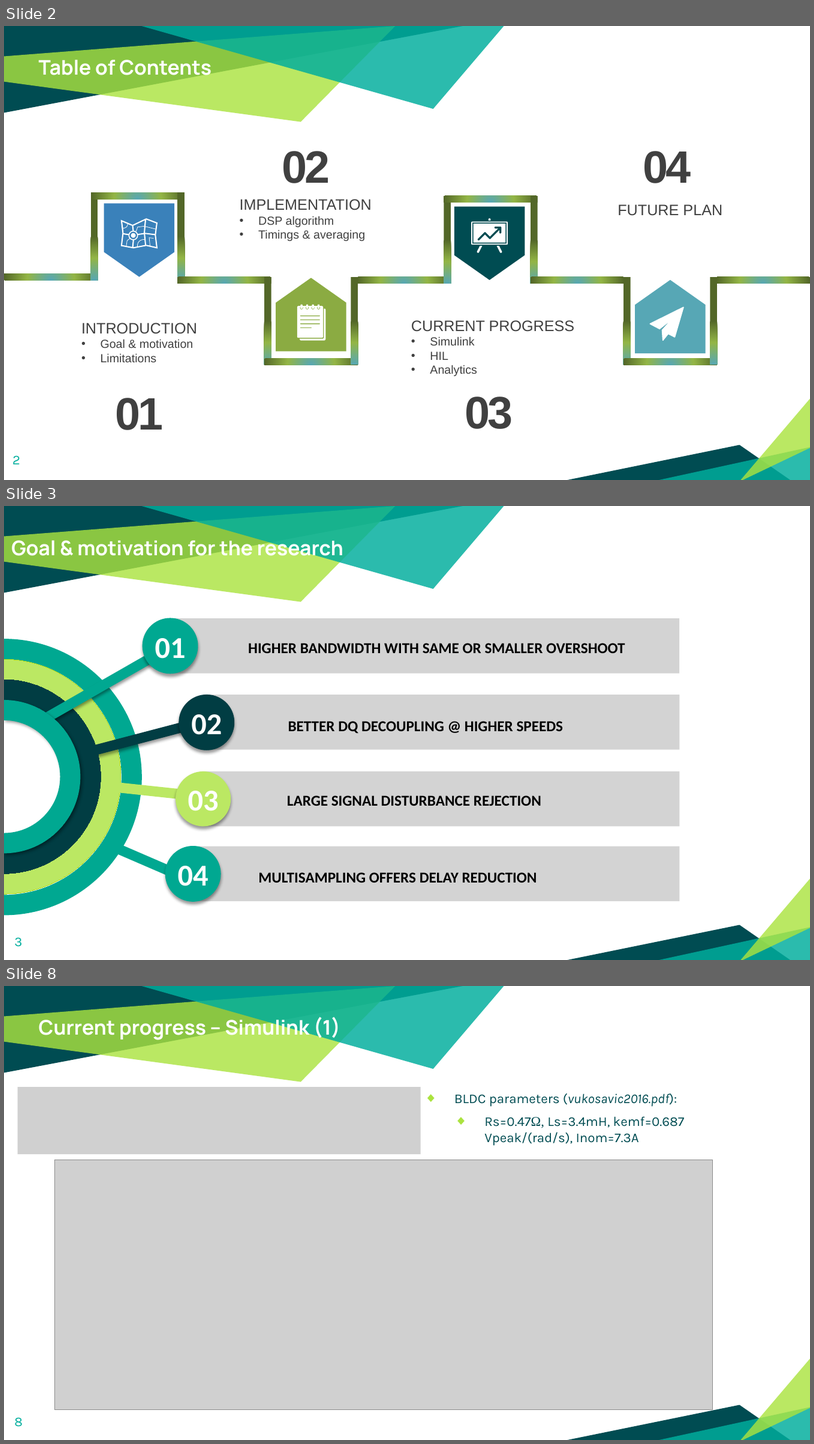
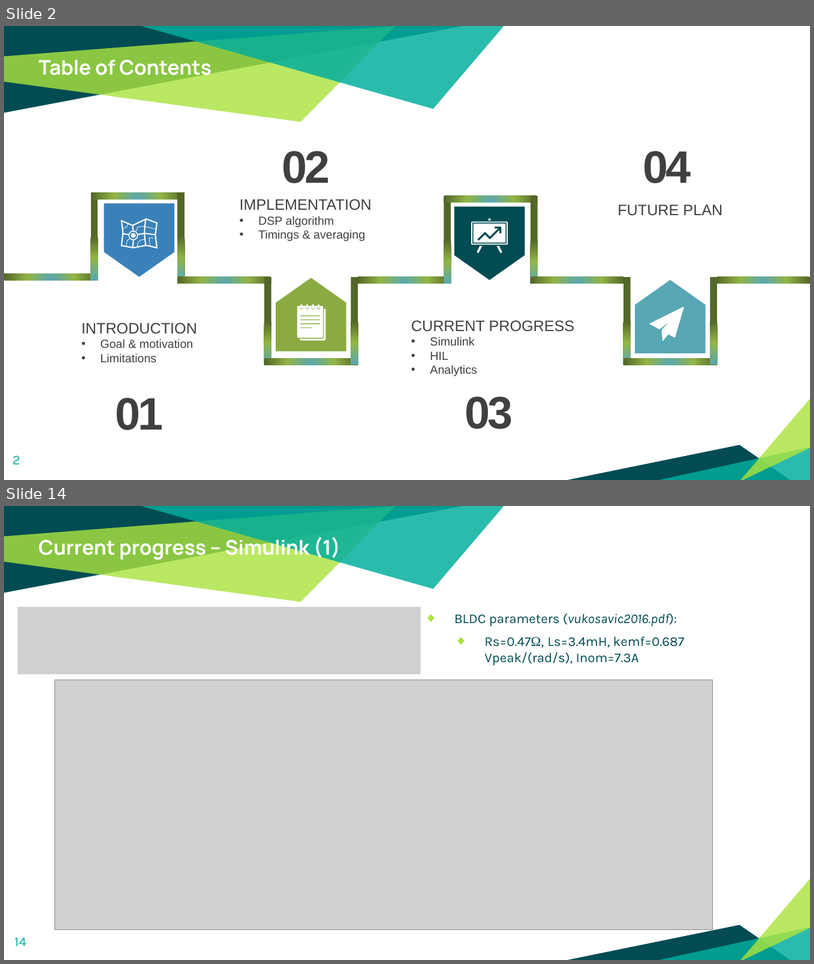
Before and after one commit to Rule2102/DSP_project1, a slide deck: docs/An Improved Current Loop Bandwidth and Axis Decoupling.pptx. Shown one above the other, each under a label of ours: slides 2, 3 and 8 before the commit, slides 2 and 14 after it; the slides between them are not shown. The pictures are 814x1444 and 814x964 pixels, drawn with LibreOffice and Linux fonts; fonts in the diff are those of the drawing; grey boxes stand for pictures. Boxes give left, top, right and bottom in pixels: in the first picture for what was removed or moved away, otherwise in the second. Text is boxed around its words. In the diff, an @@ line names an element or a change of style, - is before the commit and + after.

```diff
--- a/docs/An Improved Current Loop Bandwidth and Axis Decoupling.pptx
+++ b/docs/An Improved Current Loop Bandwidth and Axis Decoupling.pptx
@@ slide 3 removed at bbox=[4, 506, 810, 960], background #FFFFFF; not listed: 6 template elements that a slide beside it also shows @@
@@ text removed at bbox=[11, 536, 344, 561] @@
-Goal & motivation for the research
@@ group removed at bbox=[38, 619, 680, 723]: 1 rectangle, 1 text, 1 line, 1 ellipse @@
-HIGHER BANDWIDTH WITH SAME OR SMALLER OVERSHOOT
-01
@@ freeform shape removed at bbox=[4, 639, 142, 915] @@
@@ freeform shape removed at bbox=[4, 659, 122, 894] @@
@@ freeform shape removed at bbox=[4, 679, 101, 874] @@
@@ freeform shape removed at bbox=[4, 700, 81, 853] @@
@@ group removed at bbox=[63, 695, 680, 759]: 1 rectangle, 1 text, 1 line, 1 ellipse @@
-BETTER DQ DECOUPLING @ HIGHER SPEEDS
-02
@@ group removed at bbox=[101, 771, 680, 826]: 1 rectangle, 1 line, 1 text, 1 ellipse @@
-LARGE SIGNAL DISTURBANCE REJECTION
-03
@@ line removed from (112, 846) to (176, 873) @@
@@ ellipse removed at bbox=[165, 846, 221, 901] @@
-04
@@ rectangle removed at bbox=[198, 846, 680, 901] @@
@@ text removed at bbox=[258, 872, 537, 882] @@
-MULTISAMPLING OFFERS DELAY REDUCTION
@@ page number removed at bbox=[14, 937, 22, 946] @@
-3
@@ what was slide 8 is now slide 14 @@
@@ page number at bbox=[14, 937, 26, 946]: text changed @@
-8
+14
```
Also in this commit, not shown: 6 slides changed, 12 slides added, 5 other slides removed.
